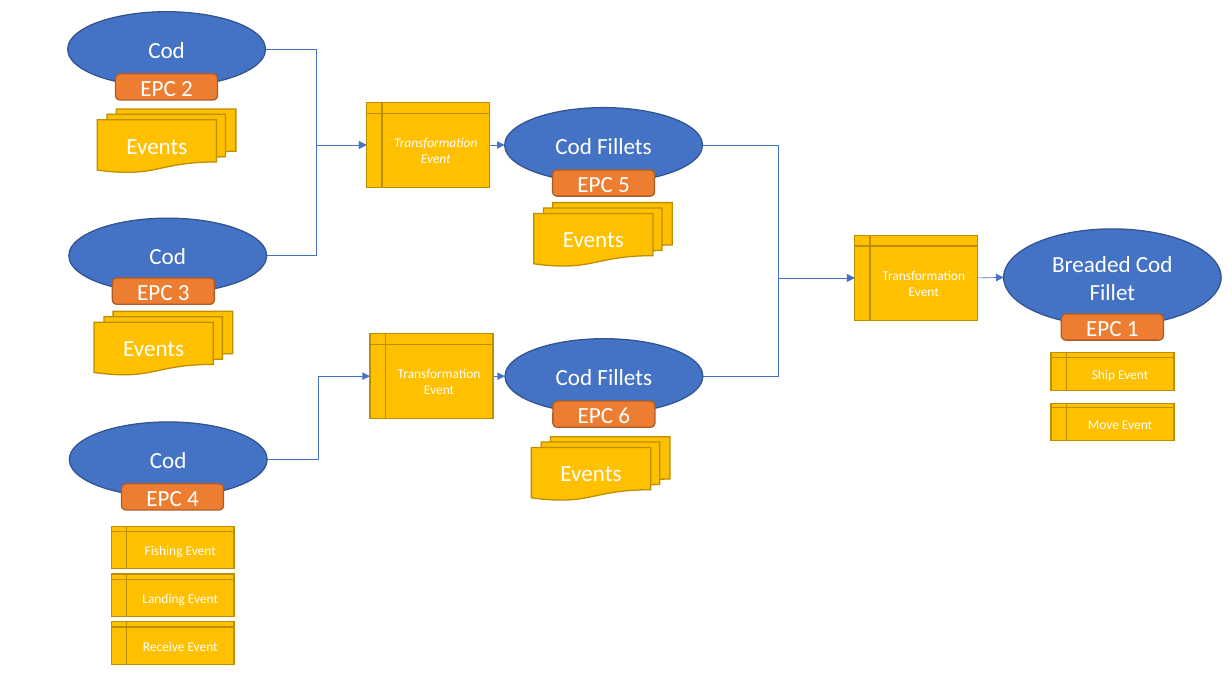
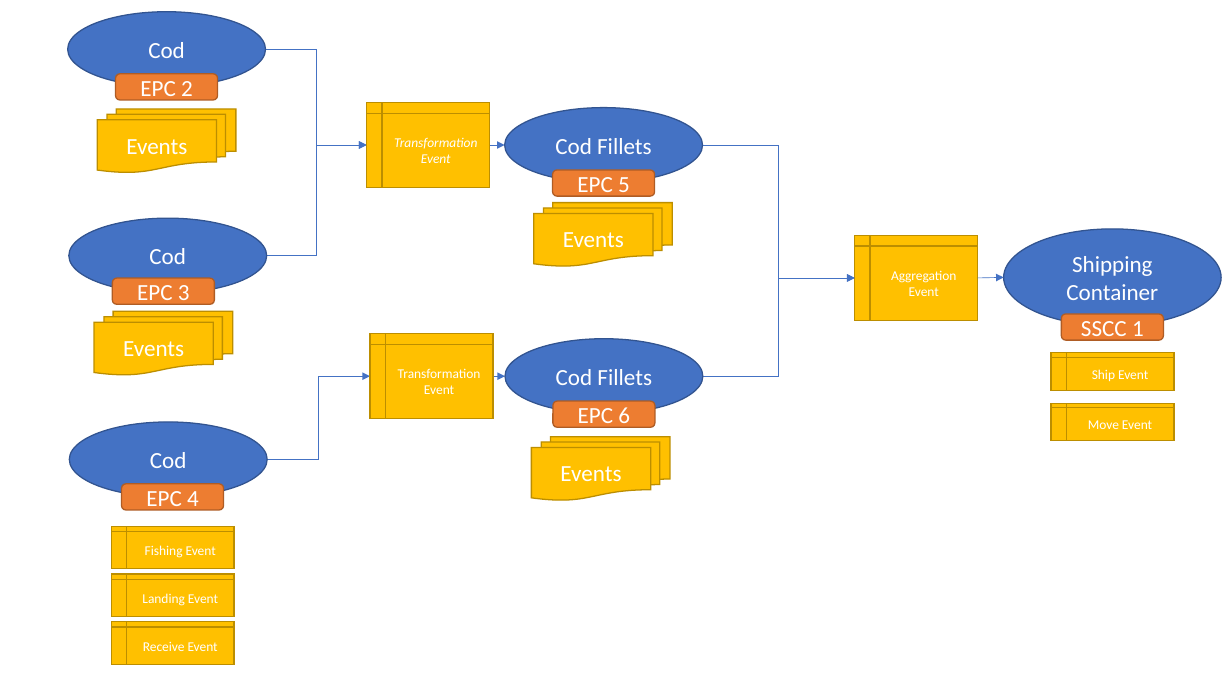
Before and after one commit to ift-gftc/doc.gftc, a slide deck: slide 1 of illustrations_2.pptx. Drawn at 1232x693 pixels with LibreOffice and Linux fonts; fonts in the diff are those of the drawing. Boxes give left, top, right and bottom in pixels: in the first picture for what was removed or moved away, otherwise in the second. Text is boxed around its words. In the diff, an @@ line names an element or a change of style, - is before the commit and + after.

```diff
--- a/illustrations_2.pptx
+++ b/illustrations_2.pptx
@@ text in ellipse at (1066, 256, 1158, 300): text changed @@
-Breaded Cod Fillet
+Shipping Container
@@ text in flow chart internal storage at (891, 270, 956, 296): text changed @@
-Transformation Event
+Aggregation
+Event
@@ text in rounded rectangle at (1081, 321, 1144, 342): text changed @@
-EPC 1
+SSCC 1
```
Also in this commit, not shown: 2 other files.
